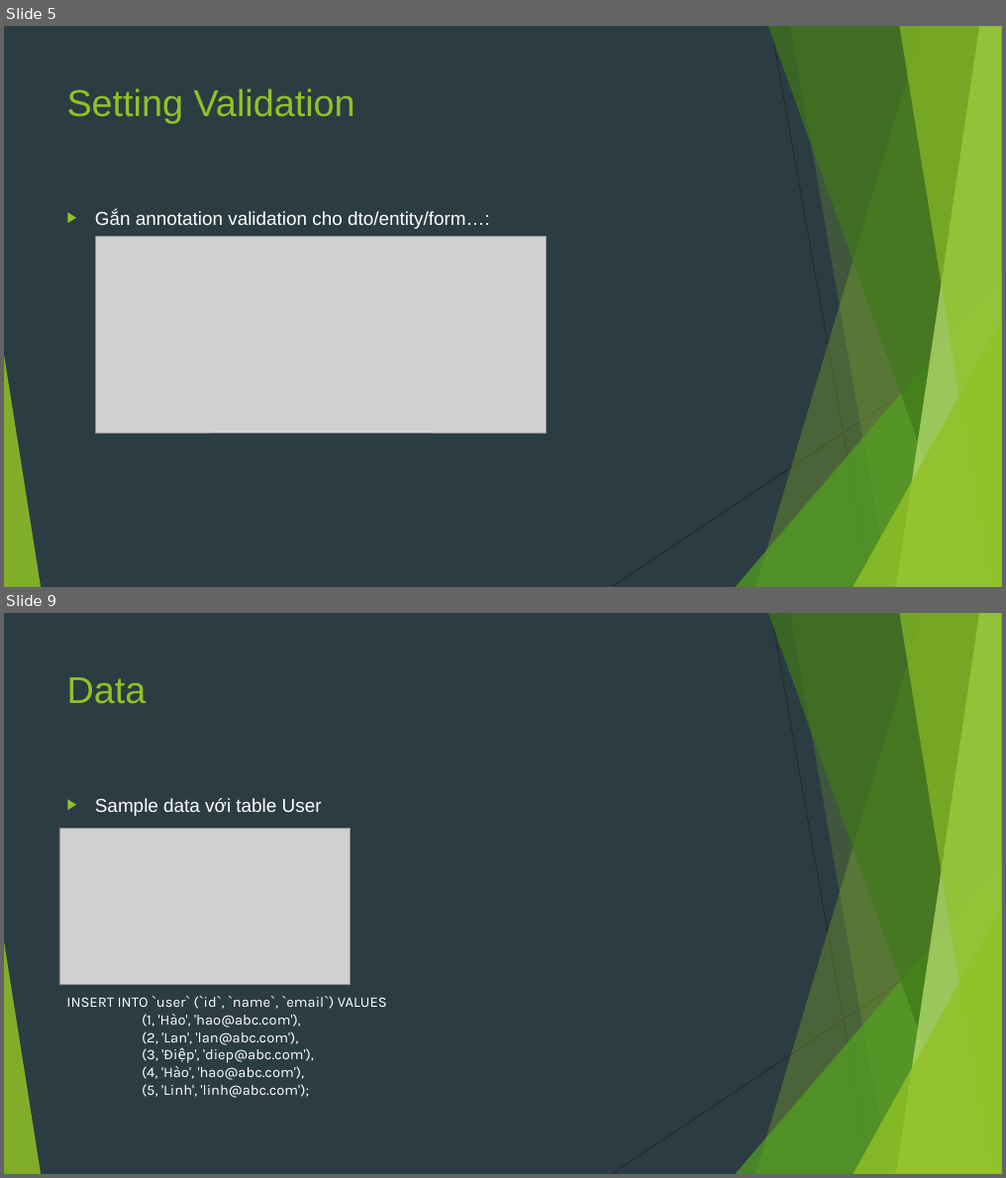
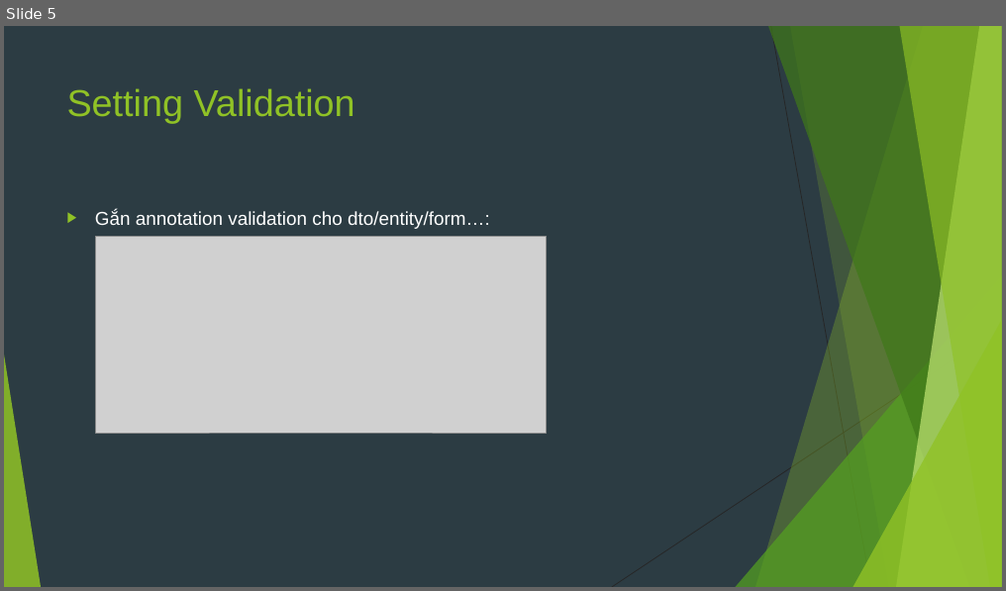
Before and after one commit to sobbingwind/SpringBoot, a slide deck: 08.Spring Validation.pptx. Shown one above the other, each under a label of ours: slides 5 and 9 before the commit, slide 5 after it; the slides between them are not shown. The pictures are 1006x1178 and 1006x591 pixels, drawn with LibreOffice and Linux fonts; fonts in the diff are those of the drawing; grey boxes stand for pictures. Boxes give left, top, right and bottom in pixels: in the first picture for what was removed or moved away, otherwise in the second. Text is boxed around its words. In the diff, an @@ line names an element or a change of style, - is before the commit and + after.

```diff
--- a/08.Spring Validation.pptx
+++ b/08.Spring Validation.pptx
@@ slide 9 removed at (x1=4, y1=613, x2=1002, y2=1174), background #2C3C43; not listed: 10 template elements that a slide beside it also shows @@
@@ title removed at (x1=67, y1=677, x2=147, y2=704) @@
-Data
@@ text removed at (x1=95, y1=798, x2=322, y2=816) @@
-▶ Sample data với table User
@@ picture removed at (x1=59, y1=829, x2=350, y2=985) @@
@@ text removed at (x1=66, y1=996, x2=387, y2=1098) @@
-INSERT INTO `user` (`id`, `name`, `email`) VALUES
-(1, 'Hào', 'hao@abc.com'),
-(2, 'Lan', 'lan@abc.com'),
-(3, 'Điệp', 'diep@abc.com'),
-(4, 'Hào', 'hao@abc.com'),
-(5, 'Linh', 'linh@abc.com');
```
Also in this commit, not shown: 4 slides changed, 4 slides added.
